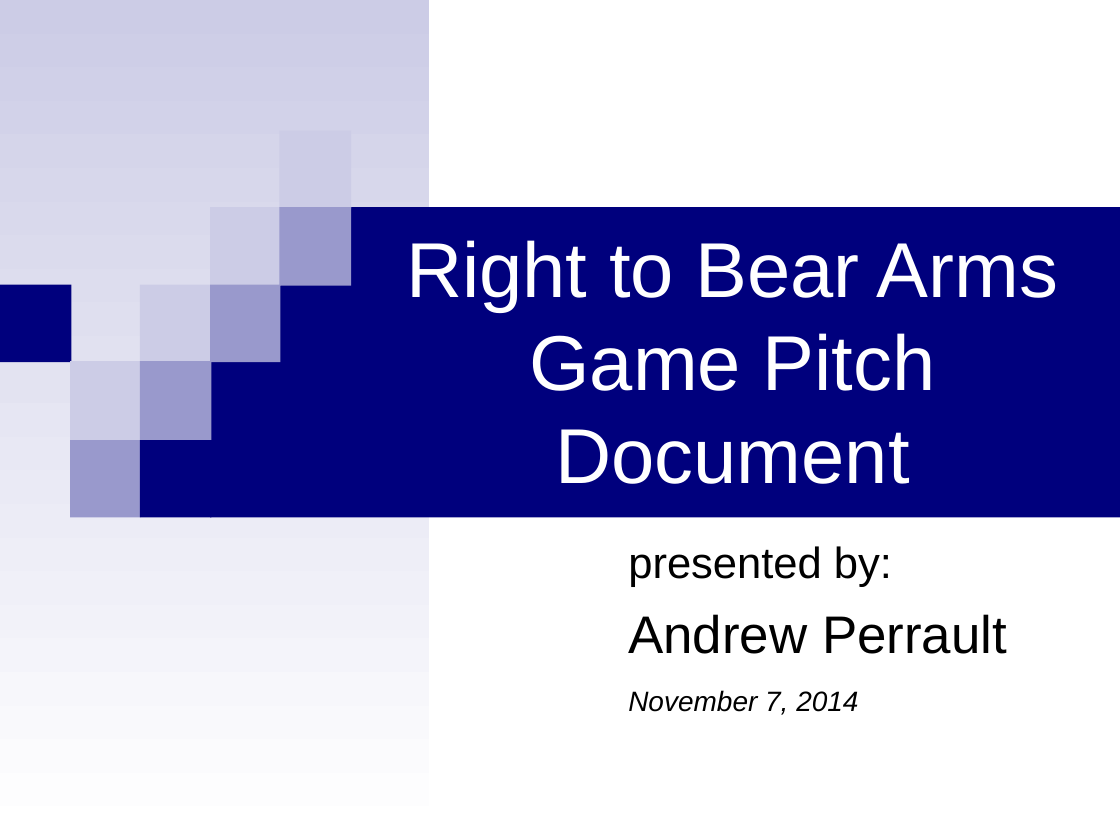
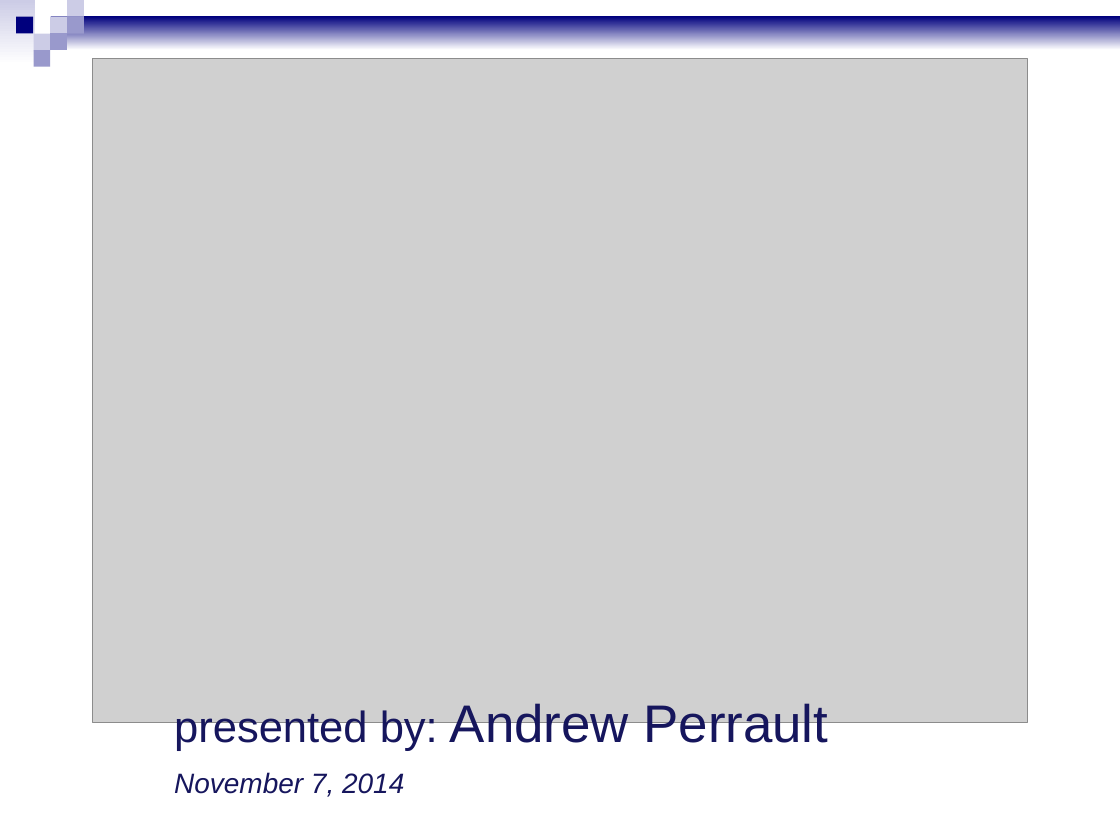
Before and after one commit to Xyzyx101/Pitch_Proposal_GDD_Project, a slide deck: slide 1 of pitch/pitch.odp. Drawn at 1120x840 pixels with LibreOffice and Linux fonts; fonts in the diff are those of the drawing; grey boxes stand for pictures. Boxes give left, top, right and bottom in pixels: in the first picture for what was removed or moved away, otherwise in the second. Text is boxed around its words. In the diff, an @@ line names an element or a change of style, - is before the commit and + after.

```diff
--- a/pitch/pitch.odp
+++ b/pitch/pitch.odp
@@ group added at (0,0,1120,67): 9 rectangles @@
@@ picture added at (93,58,1028,722) @@
@@ title removed at (406,240,1058,484) @@
-Right to Bear Arms
-Game Pitch Document
@@ group removed at (0,0,1120,840): 12 rectangles @@
@@ text at (174,703,828,753): text changed; text colour #000000 to #16165D @@
-presented by:
-Andrew Perrault
+presented by: Andrew Perrault
@@ text "November 7, 2014": place and size @@
-text "November 7, 2014" at (628,690,858,715)
+text "November 7, 2014" at (174,772,404,797)
@@ text "November 7, 2014" at (174,772,404,797): text colour #000000 to #16165D @@
```
Also in this commit, not shown: 2 other slides changed, 1 slide added, 5 slides removed, 1 other file.
